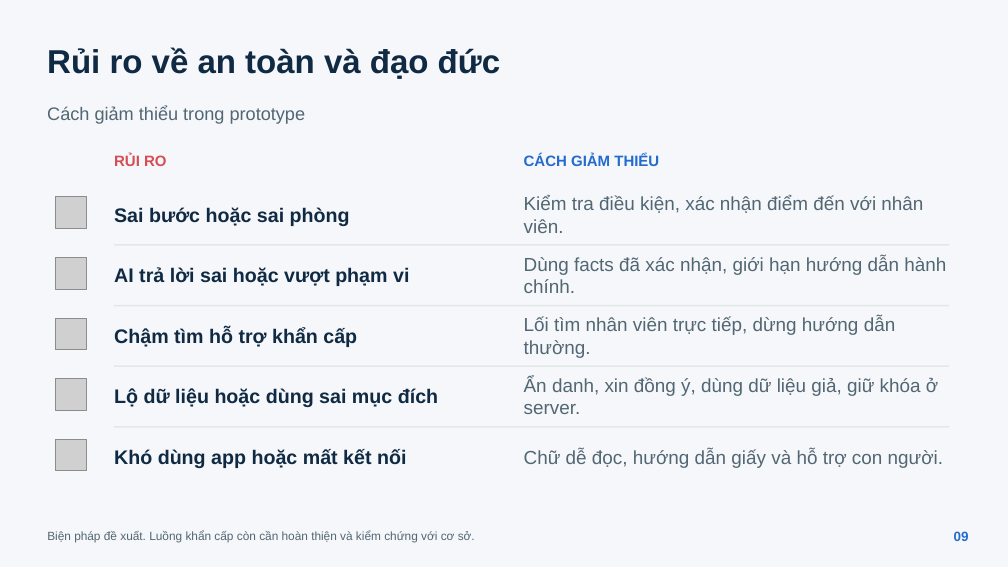
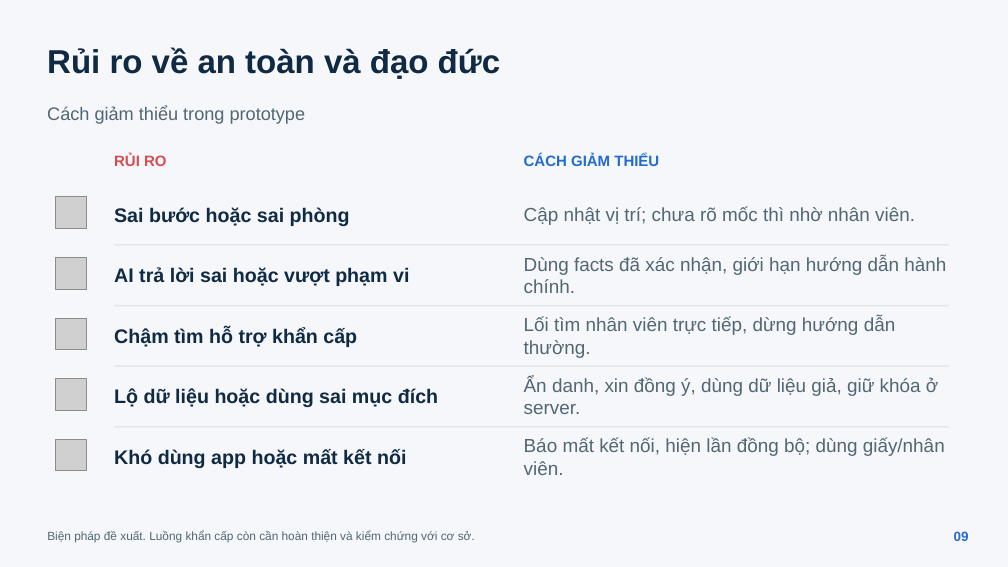
Before and after one commit to DuongDucMinh/1week_vinmec, a slide deck: slide 9 of outputs/slides/tro-ly-kham-ngoai-tru.pptx. Drawn at 1008x567 pixels with LibreOffice and Linux fonts; fonts in the diff are those of the drawing; grey boxes stand for pictures. Boxes give left, top, right and bottom in pixels: in the first picture for what was removed or moved away, otherwise in the second. Text is boxed around its words. In the diff, an @@ line names an element or a change of style, - is before the commit and + after.

Commit message:
docs(slides): synchronize the presentation with the current prototype
- Update prototype behavior, recovery and connectivity explanations on slides 8 and 9.
- Align slide 10 with the six-week coaching plan.
- Publish matching slide content, outline, preview images, PowerPoint and PDF.

```diff
--- a/outputs/slides/tro-ly-kham-ngoai-tru.pptx
+++ b/outputs/slides/tro-ly-kham-ngoai-tru.pptx
@@ text at [524,207,915,225]: text changed @@
-Kiểm tra điều kiện, xác nhận điểm đến với nhân viên.
+Cập nhật vị trí; chưa rõ mốc thì nhờ nhân viên.
@@ text at [524,438,945,475]: text changed @@
-Chữ dễ đọc, hướng dẫn giấy và hỗ trợ con người.
+Báo mất kết nối, hiện lần đồng bộ; dùng giấy/nhân viên.
```
Also in this commit, not shown: 2 other slides changed, 6 other files.
